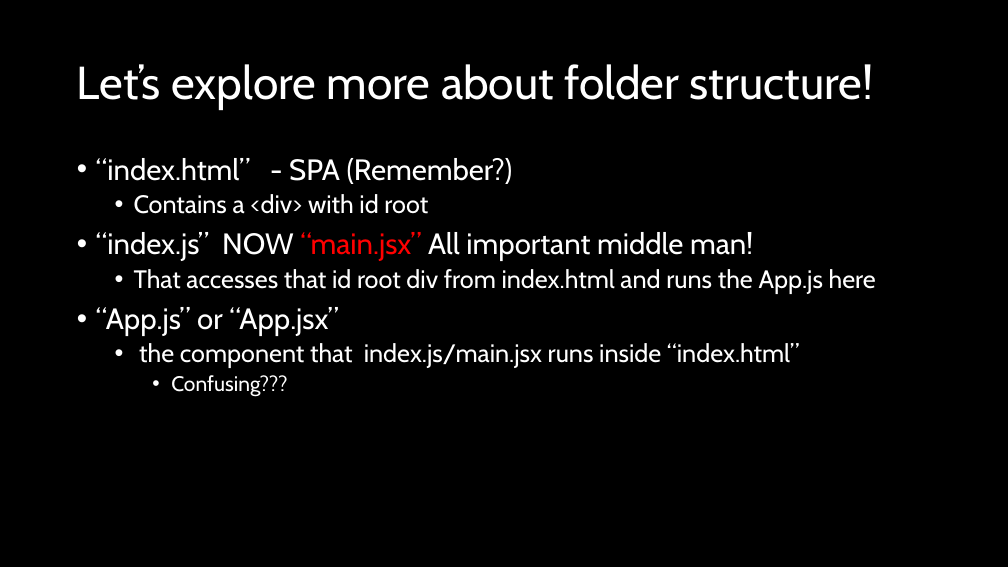
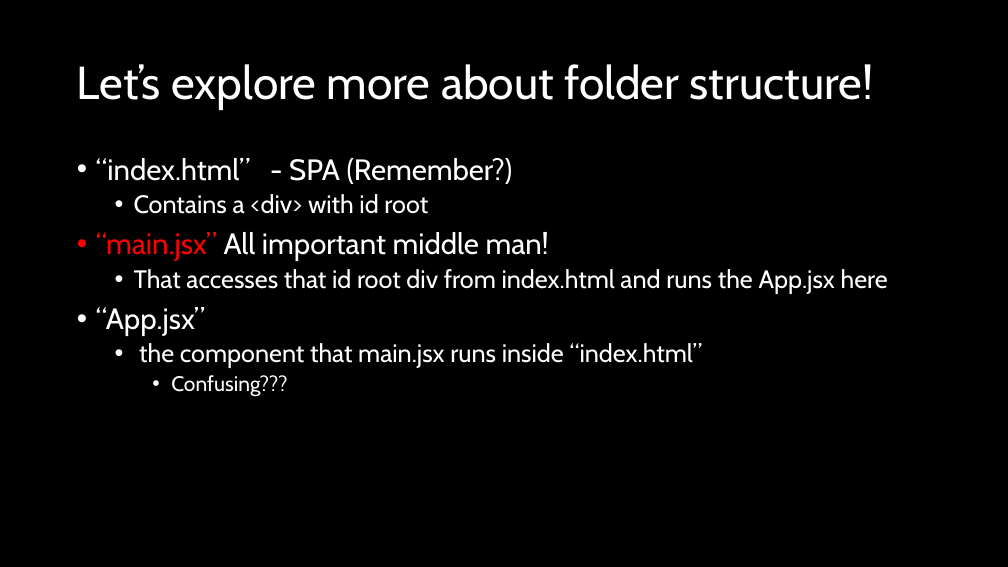
Before and after one commit to natiquekeyin/fall2025, a slide deck: slide 9 of JavaScript/Week10/Week10.pptx. Drawn at 1008x567 pixels with LibreOffice and Linux fonts; fonts in the diff are those of the drawing. Boxes give left, top, right and bottom in pixels: in the first picture for what was removed or moved away, otherwise in the second. Text is boxed around its words. In the diff, an @@ line names an element or a change of style, - is before the commit and + after.

```diff
--- a/JavaScript/Week10/Week10.pptx
+++ b/JavaScript/Week10/Week10.pptx
@@ text at (96,232,888,368): text changed @@
-• “index.js” NOW “main.jsx” All important middle man!
-  • That accesses that id root div from index.html and runs the App.js here
-• “App.js” or “App.jsx”
-  • the component that index.js/main.jsx runs inside “index.html”
+• “main.jsx” All important middle man!
+  • That accesses that id root div from index.html and runs the App.jsx here
+• “App.jsx”
+  • the component that main.jsx runs inside “index.html”
```
Also in this commit, not shown: 15 other files.
